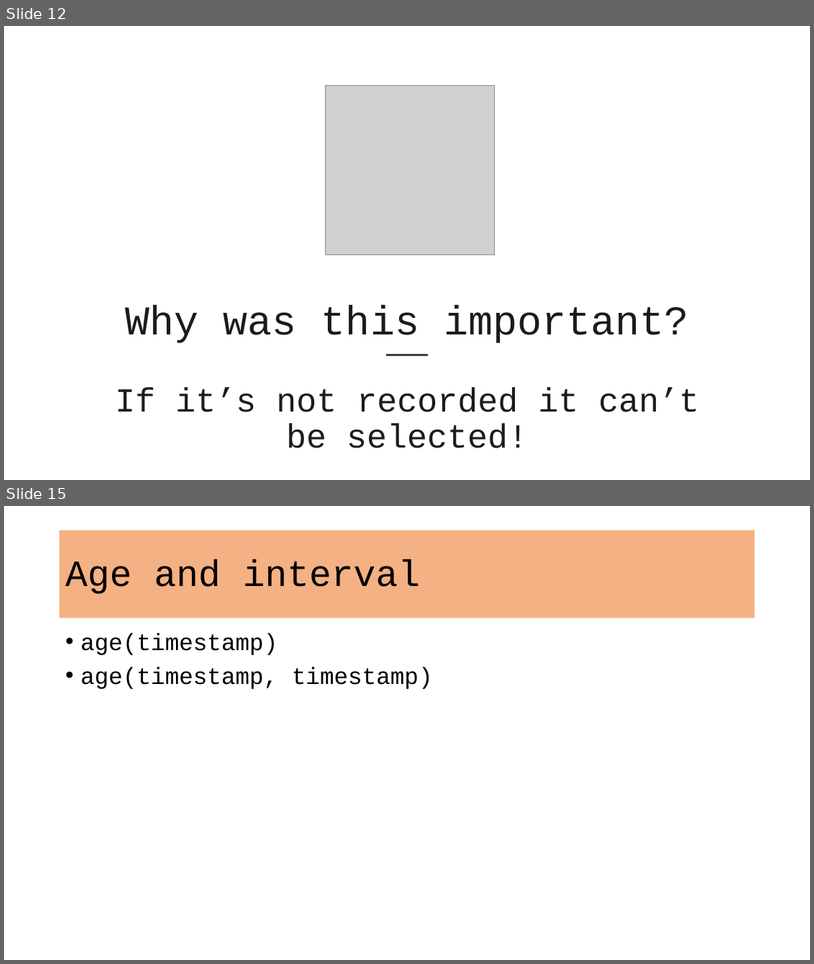
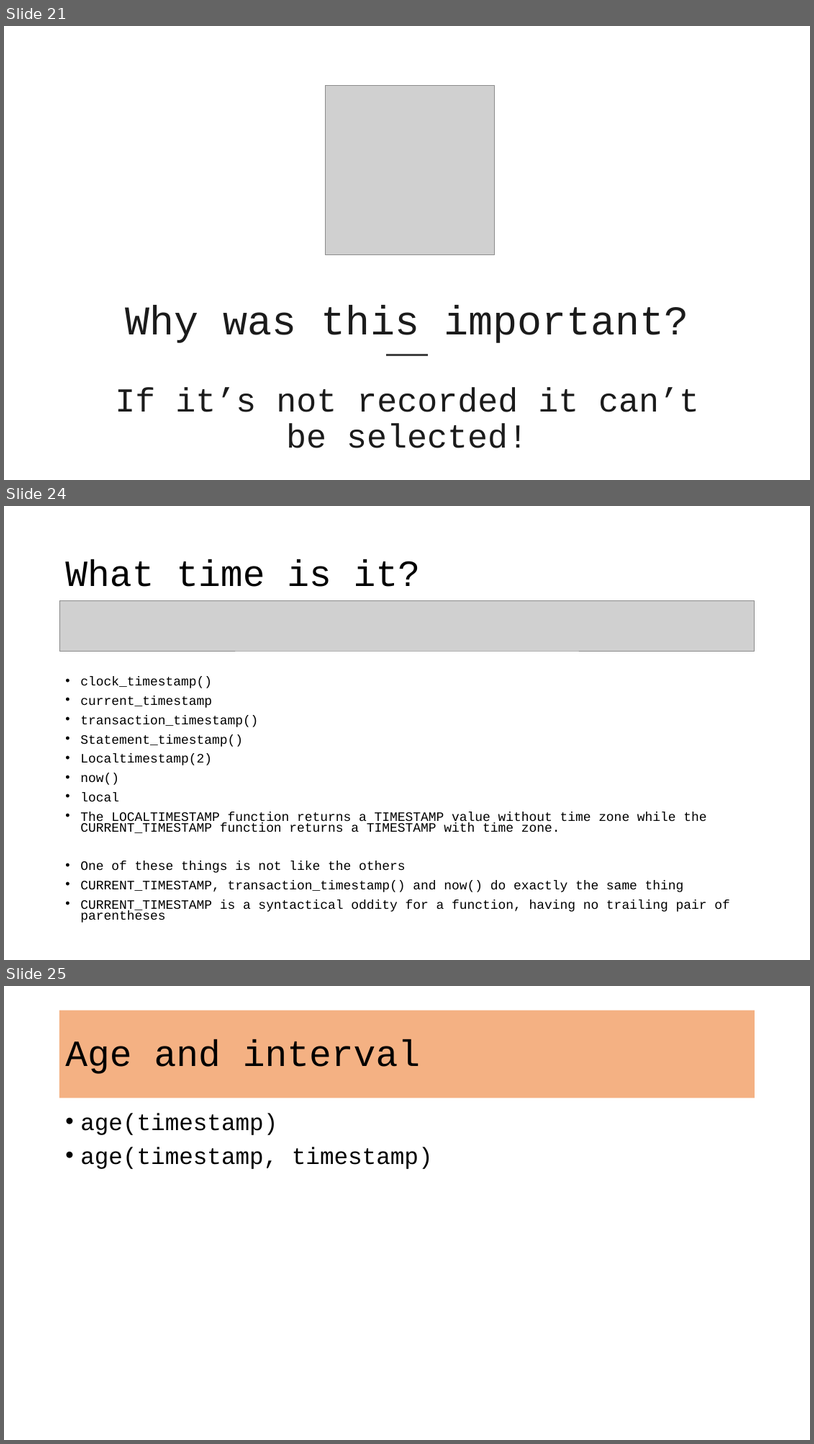
Before and after one commit to VadimAcosta/timestamps_and_intervals, a slide deck: times_and_dates.pptx. Shown one above the other, each under a label of ours: slides 12 and 15 before the commit, slides 21, 24 and 25 after it; the slides between them are not shown. The pictures are 814x964 and 814x1444 pixels, drawn with LibreOffice and Linux fonts; fonts in the diff are those of the drawing; grey boxes stand for pictures. Boxes give left, top, right and bottom in pixels: in the first picture for what was removed or moved away, otherwise in the second. Text is boxed around its words. In the diff, an @@ line names an element or a change of style, - is before the commit and + after.

```diff
--- a/times_and_dates.pptx
+++ b/times_and_dates.pptx
@@ slide 24 added at [4,506,810,960], background #FFFFFF @@
@@ title added at [65,559,420,587], 44 pt, text #000000 @@
+What time is it?
@@ picture added at [59,601,756,651] @@
@@ text added at [80,677,730,922], 15.4 pt, text #000000 @@
+• clock_timestamp()
+• current_timestamp
+• transaction_timestamp()
+• Statement_timestamp()
+• Localtimestamp(2)
+• now()
+• local
+• The LOCALTIMESTAMP function returns a TIMESTAMP value without time zone while the CURRENT_TIMESTAMP function returns a TIMESTAMP with time zone.
+• One of these things is not like the others
+• CURRENT_TIMESTAMP, transaction_timestamp() and now() do exactly the same thing
+• CURRENT_TIMESTAMP is a syntactical oddity for a function, having no trailing pair of parentheses
@@ what was slide 12 is now slide 21 @@
@@ what was slide 15 is now slide 25 @@
```
Also in this commit, not shown: 8 slides changed, 14 other slides added, 2 slides removed.
